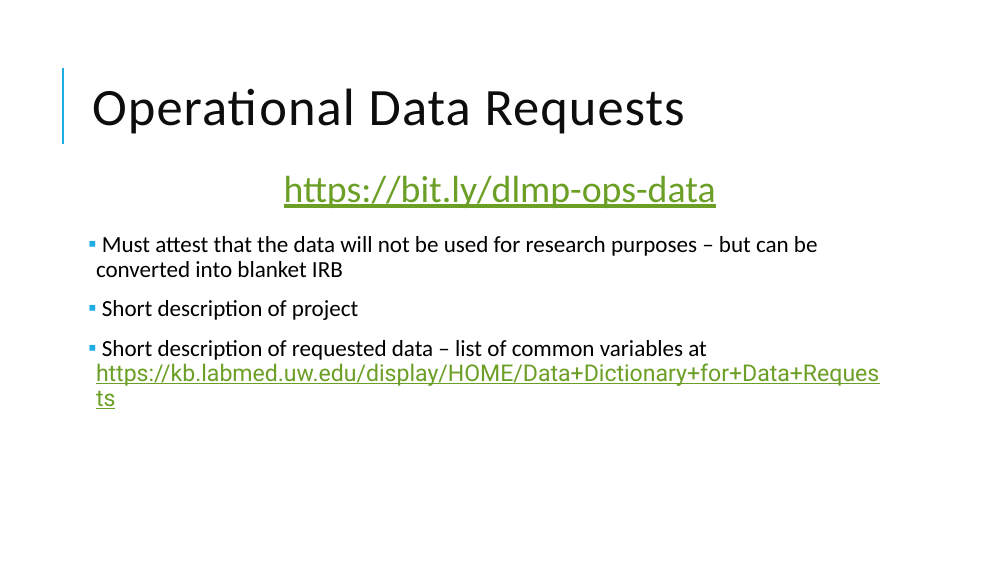
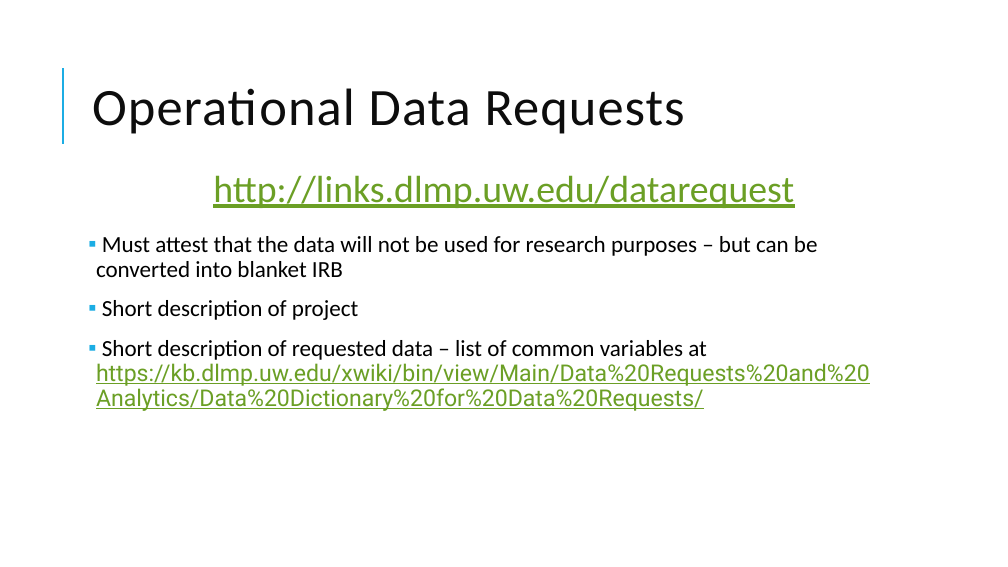
Before and after one commit to pcmathias/dlmp-data-analysis-with-r, a slide deck: slide 41 of presentations/00 - Data Requests.pptx. Drawn at 1008x567 pixels with LibreOffice and Linux fonts; fonts in the diff are those of the drawing. Boxes give left, top, right and bottom in pixels: in the first picture for what was removed or moved away, otherwise in the second. Text is boxed around its words. In the diff, an @@ line names an element or a change of style, - is before the commit and + after.

Commit message:
request updates

```diff
--- a/presentations/00 - Data Requests.pptx
+++ b/presentations/00 - Data Requests.pptx
@@ text at [213,175,794,208]: text changed @@
-https://bit.ly/dlmp-ops-data
+http://links.dlmp.uw.edu/datarequest
@@ text at [96,340,870,411]: text changed @@
-▪ Short description of requested data – list of common variables at https://kb.labmed.uw.edu/display/HOME/Data+Dictionary+for+Data+Requests
+▪ Short description of requested data – list of common variables at https://kb.dlmp.uw.edu/xwiki/bin/view/Main/Data%20Requests%20and%20Analytics/Data%20Dictionary%20for%20Data%20Requests/
```
